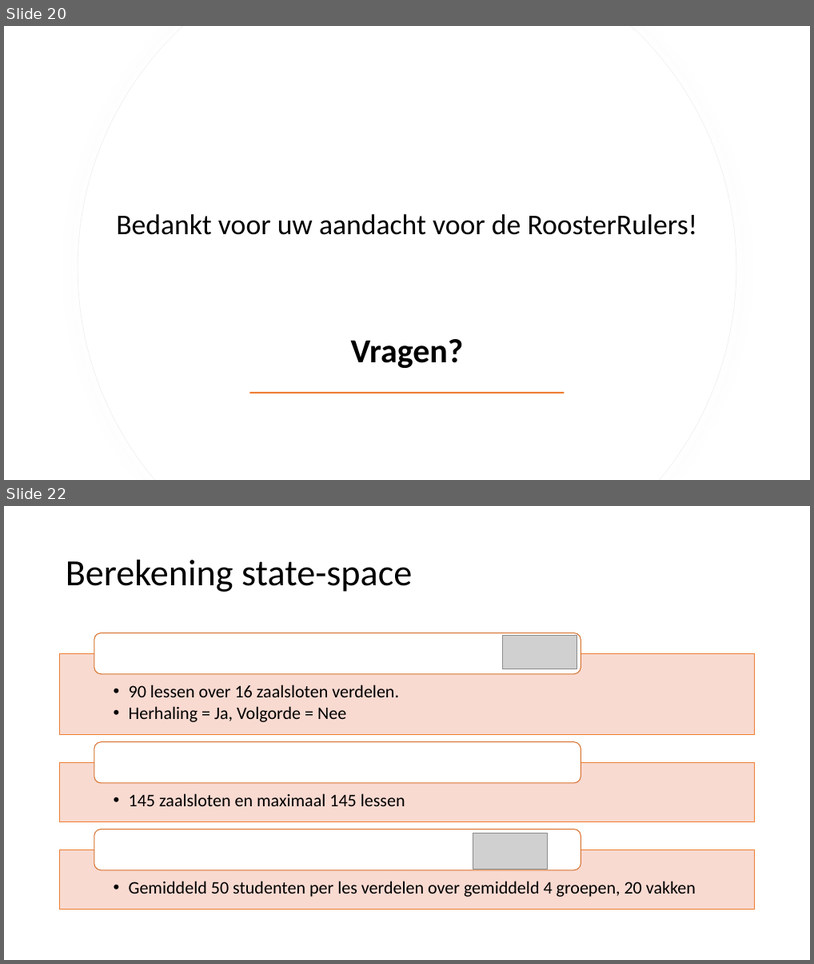
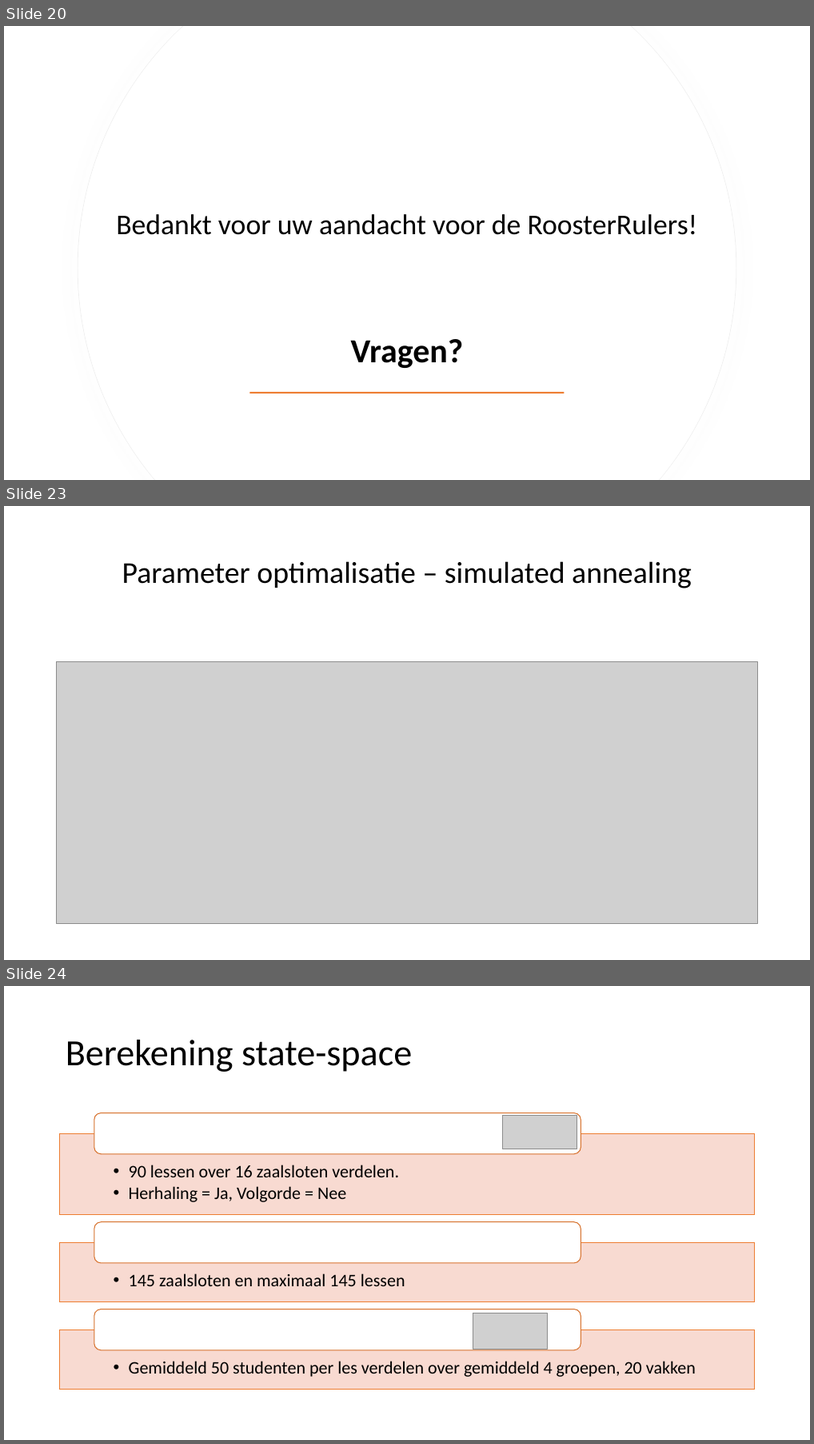
Before and after one commit to NinaAlblasMinorAI/RoosterRulers, a slide deck: doc/Presentatie.pptx. Shown one above the other, each under a label of ours: slides 20 and 22 before the commit, slides 20, 23 and 24 after it; the slides between them are not shown. The pictures are 814x964 and 814x1444 pixels, drawn with LibreOffice and Linux fonts; fonts in the diff are those of the drawing; grey boxes stand for pictures. Boxes give left, top, right and bottom in pixels: in the first picture for what was removed or moved away, otherwise in the second. Text is boxed around its words. In the diff, an @@ line names an element or a change of style, - is before the commit and + after.

```diff
--- a/doc/Presentatie.pptx
+++ b/doc/Presentatie.pptx
@@ slide 23 added at bbox=[4, 506, 810, 960], background #FFFFFF @@
@@ title added at bbox=[122, 561, 692, 588], 36 pt, text #000000 @@
+Parameter optimalisatie – simulated annealing
@@ picture added at bbox=[57, 661, 758, 923] @@
@@ what was slide 22 is now slide 24 @@
```
Also in this commit, not shown: 12 slides changed, 1 other slide added, 1 other file.
